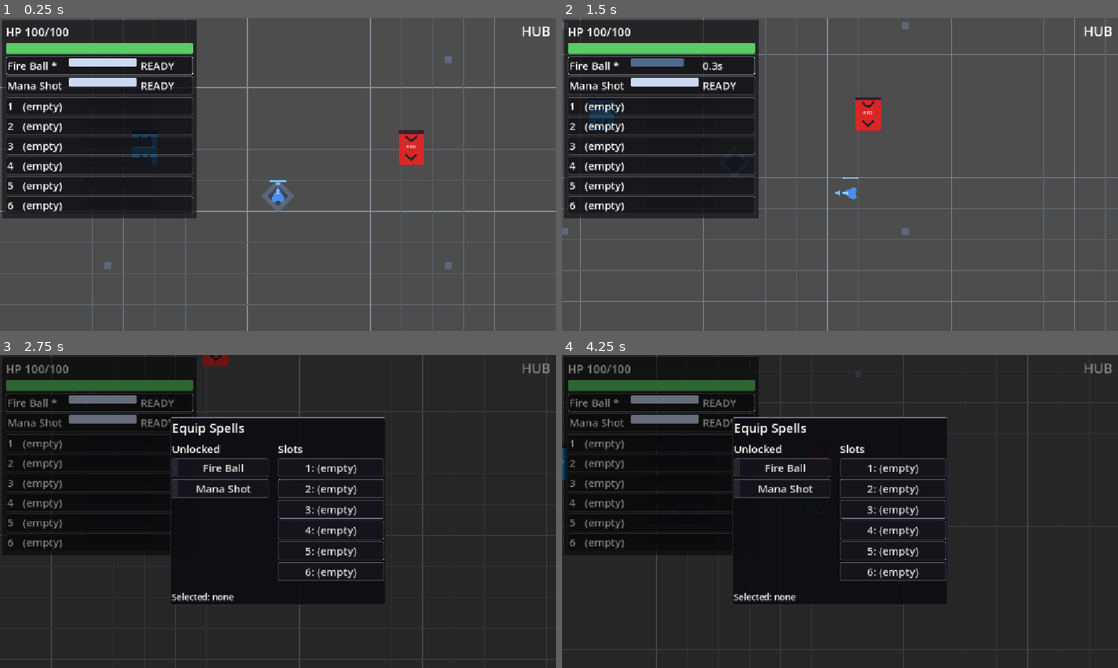
Above: before the commit, frames 1-4 (two rows, left to right).
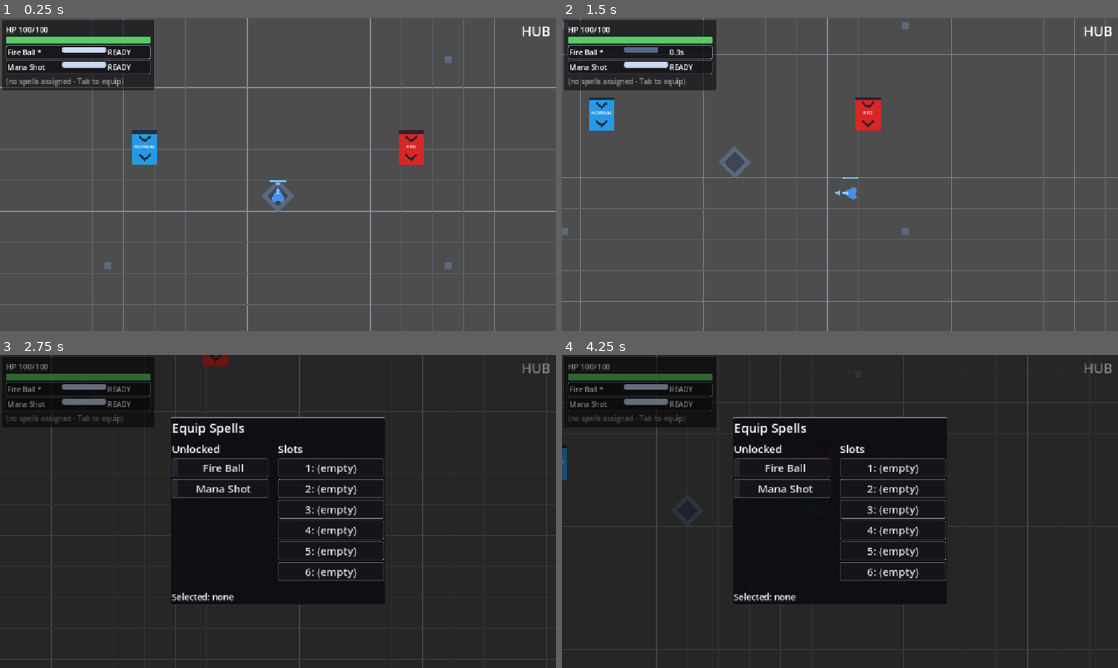
Above: after the commit, the same moments.

Repository: BestestGameStudio/gangU
Game: Godot game, scene res://scenes/main.tscn
Two runs of this game, one before a commit and one after it. Both use one fixed random seed, a clock stepped at 60 frames per second and the inputs below.
Inputs (mouse positions are in pixels of both pictures, inside the frame that each line leads up to):
- Up to frame 1 (0.25 s): no input
- Up to frame 2 (1.5 s): tap Enter at 0.5 s; move the mouse to (962, 158) at 0.52 s; hold D (move_right) 0.53-1.28 s; hold Space (cast) 0.53-1.28 s; move the mouse to (728, 190) at 1.27 s; hold S (move_down) from 1.28 s (still down); tap Space (cast) at 1.35 s
- Up to frame 3 (2.75 s): move the mouse to (333, 442) at 2.02 s; release S (move_down) at 2.03 s; hold D (move_right) from 2.03 s (still down); hold Tab (equip_panel) from 2.03 s (still down); tap Space (cast) at 2.3 s
- Up to frame 4 (4.25 s): move the mouse to (812, 574) at 2.77 s; release D (move_right) at 2.78 s; release Tab (equip_panel) at 2.78 s; hold W (move_up) 2.78-3.53 s; tap 1 at 2.85 s; tap Space (cast) at 3.05 s; move the mouse to (1006, 558) at 3.52 s; hold A (move_left) from 3.53 s (still down); hold Space (cast) from 3.53 s (still down); tap Enter at 3.6 s

The runs differ from the first frame. In frame 1, 19% of the frame differs, in the area x 0-36%, y 0-64%; in frame 2, 19%; in frame 3, 13%; in frame 4, 13%.

Commit message:
Compact HUD: collapsed empty slots, dim assign hint, smaller geometry (#126)
* #122: compact HUD scene - ~300px panel, 16/15 fonts, 180x14 HP bar

* #122: compact HUD rows - 15 fonts, 90x12 bars, empty slots collapse to dim hint line

* #122: test93 - collapsed empty-slot legs + re-pinned geometry legs

Diff:
--- a/scenes/hud.tscn
+++ b/scenes/hud.tscn
@@ -28,17 +28,17 @@
 [node name="Root" type="VBoxContainer" parent="."]
 offset_left = 12.0
 offset_top = 12.0
-offset_right = 400.0
+offset_right = 312.0
 offset_bottom = 200.0
-theme_override_constants/separation = 6
+theme_override_constants/separation = 4
 
 [node name="HPLabel" type="Label" parent="Root"]
 layout_mode = 2
-theme_override_font_sizes/font_size = 24
+theme_override_font_sizes/font_size = 16
 text = "HP --/--"
 
 [node name="HPBar" type="ProgressBar" parent="Root"]
-custom_minimum_size = Vector2(260, 22)
+custom_minimum_size = Vector2(180, 14)
 layout_mode = 2
 theme_override_styles/background = SubResource("HPTrack")
 theme_override_styles/fill = SubResource("HPFill")
@@ -47,13 +47,13 @@
 [node name="ObjectiveLabel" type="Label" parent="Root"]
 visible = false
 layout_mode = 2
-theme_override_font_sizes/font_size = 22
+theme_override_font_sizes/font_size = 16
 text = "Objective: --"
 
 [node name="SpellRows" type="VBoxContainer" parent="Root"]
 layout_mode = 2
-theme_override_constants/separation = 4
+theme_override_constants/separation = 3
 
 [node name="SlotRows" type="VBoxContainer" parent="Root"]
 layout_mode = 2
-theme_override_constants/separation = 4
+theme_override_constants/separation = 3
--- a/scripts/hud.gd
+++ b/scripts/hud.gd
@@ -80,6 +80,9 @@
 const FRAME_EMPTY := Color(0.4, 0.42, 0.48, 0.6)
 var _slots_supported := false
 var _slot_widgets: Array = [] ## [{frame,key,name,bar,state,cooling}] x 6
+## #122: dim hint shown only when zero slots are assigned (empty slots
+## collapse - unassigned frames hide instead of rendering placeholder rows).
+var _slot_hint: Label = null
 var _style_track: StyleBoxFlat
 var _style_ready: StyleBoxFlat
 var _style_cooling: StyleBoxFlat
@@ -165,19 +168,19 @@
 	var frame := PanelContainer.new() # #93: flat border frame; border highlights equipped
 	frame.add_theme_stylebox_override("panel", _frame_style(FRAME_DIM))
 	var row := HBoxContainer.new()
-	row.add_theme_constant_override("separation", 8)
+	row.add_theme_constant_override("separation", 4)
 	frame.add_child(row)
 	var name_label := Label.new()
-	name_label.add_theme_font_size_override("font_size", 22)
-	name_label.custom_minimum_size = Vector2(120, 0)
+	name_label.add_theme_font_size_override("font_size", 15)
+	name_label.custom_minimum_size = Vector2(110, 0)
 	var bar := ProgressBar.new()
 	bar.min_value = 0.0
 	bar.max_value = 1.0
 	bar.value = 1.0
 	bar.show_percentage = false
-	bar.custom_minimum_size = Vector2(140, 18)
+	bar.custom_minimum_size = Vector2(90, 12)
 	var state := Label.new()
-	state.add_theme_font_size_override("font_size", 22)
+	state.add_theme_font_size_override("font_size", 15)
 	row.add_child(name_label)
 	row.add_child(bar)
 	row.add_child(state)
@@ -191,23 +194,23 @@
 		var frame := PanelContainer.new() # #93: flat border frame; border shows assigned vs empty
 		frame.add_theme_stylebox_override("panel", _frame_style(FRAME_EMPTY))
 		var row := HBoxContainer.new()
-		row.add_theme_constant_override("separation", 8)
+		row.add_theme_constant_override("separation", 4)
 		frame.add_child(row)
 		var key_label := Label.new()
-		key_label.add_theme_font_size_override("font_size", 22)
+		key_label.add_theme_font_size_override("font_size", 15)
 		key_label.custom_minimum_size = Vector2(24, 0)
 		key_label.text = str(i + 1)
 		var name_label := Label.new()
-		name_label.add_theme_font_size_override("font_size", 22)
-		name_label.custom_minimum_size = Vector2(120, 0)
+		name_label.add_theme_font_size_override("font_size", 15)
+		name_label.custom_minimum_size = Vector2(110, 0)
 		var bar := ProgressBar.new()
 		bar.min_value = 0.0
 		bar.max_value = 1.0
 		bar.value = 0.0
 		bar.show_percentage = false
-		bar.custom_minimum_size = Vector2(140, 18)
+		bar.custom_minimum_size = Vector2(90, 12)
 		var state := Label.new()
-		state.add_theme_font_size_override("font_size", 22)
+		state.add_theme_font_size_override("font_size", 15)
 		row.add_child(key_label)
 		row.add_child(name_label)
 		row.add_child(bar)
@@ -215,7 +218,16 @@
 		_apply_bar_state(bar, false) # #93: track + READY fill at build
 		_slot_rows_box.add_child(frame)
 		_slot_widgets.append({"frame": frame, "key": key_label, "name": name_label, "bar": bar, "state": state, "cooling": false})
+	# #122: single dim line when nothing is assigned; hidden otherwise.
+	_slot_hint = Label.new()
+	_slot_hint.name = "EmptyHint"
+	_slot_hint.add_theme_font_size_override("font_size", 15)
+	_slot_hint.modulate = Color(1.0, 1.0, 1.0, 0.55)
+	_slot_hint.text = "(no spells assigned - Tab to equip)"
+	_slot_hint.visible = false
+	_slot_rows_box.add_child(_slot_hint)
 	_update_plate.call_deferred()
+	_update_slot_rows() # settle collapse state on the initial slot data
 
 func _update_slot_rows() -> void:
 	# Freed-instance safe: the caster can die with the run (reload rebuilds
@@ -225,20 +237,19 @@
 		_slots_supported = false
 		return
 	var slots: Array = _caster.get_slots()
+	var any_assigned := false
 	for i in _slot_widgets.size():
 		var w: Dictionary = _slot_widgets[i]
 		var spell: Spell = slots[i] if i < slots.size() else null
 		if spell != null and not is_instance_valid(spell):
 			spell = null
 		if spell == null:
-			w["name"].text = "(empty)"
-			w["bar"].value = 0.0
-			w["state"].text = ""
-			w["frame"].add_theme_stylebox_override("panel", _frame_style(FRAME_EMPTY))
-			if w["cooling"]:
-				w["cooling"] = false
-				_apply_bar_state(w["bar"], false)
+			# #122: empty slots collapse - unassigned frames hide entirely
+			# instead of rendering "(empty)" placeholder rows.
+			w["frame"].visible = false
 			continue
+		any_assigned = true
+		w["frame"].visible = true
 		var rem: float = _caster.cooldown_remaining(spell)
 		var frac := 1.0
 		if spell.cooldown > 0.0:
@@ -251,6 +262,8 @@
 		if cooling != w["cooling"]:
 			w["cooling"] = cooling
 			_apply_bar_state(w["bar"], cooling)
+	if _slot_hint != null:
+		_slot_hint.visible = not any_assigned
 
 func _process(delta: float) -> void:
 	_update_objective(delta)
--- a/scripts/test93_hud_visual.gd
+++ b/scripts/test93_hud_visual.gd
@@ -5,6 +5,10 @@
 ## HP state colors, spell-row frames + equipped border, READY/cooling bar
 ## fills, slot frames, backward-compat slot fallback, and that all labels /
 ## data strings are preserved. Decor legs FAIL on old main (no styling).
+## #122: compact HUD - geometry pins (i) re-pinned to the smaller sizes and
+## the empty-slot leg (e) updated to collapsed semantics (unassigned frames
+## hide; zero assigned renders one dim hint line). Decor + collapse +
+## geometry legs FAIL on pre-#122 main.
 class StubPlayer extends Player:
 	var start_hp := 80
 	var start_max := 100
@@ -148,21 +152,40 @@
 		_check(_fill_of(bars[0]) == C_COOLING, "(d) AlphaBolt fill swaps to cooling")
 		_check(_fill_of(bars[1]) == C_READY, "(d) BetaBolt fill swaps to READY")
 
-	# (e) slot frames assigned vs empty + labels.
+	# (e) #122 collapsed slot rows: assigned frames render with border and
+	# full row content; unassigned frames hide entirely; zero assigned shows
+	# one dim hint line instead of any placeholder rows.
 	var slots_box := hud.get_node("Root/SlotRows") as VBoxContainer
 	var slframes := _frames(slots_box)
-	_check(slframes.size() == 6, "(e) 6 slot frames (got %d)" % slframes.size())
+	_check(slframes.size() == 6, "(e) 6 slot frames built (got %d)" % slframes.size())
 	if slframes.size() == 6:
-		_check(_border_of(slframes[0]) == C_ASSIGNED, "(e) slot 1 assigned border")
-		_check(_border_of(slframes[1]) == C_EMPTY, "(e) slot 2 empty border")
-		_check(_border_of(slframes[2]) == C_ASSIGNED, "(e) slot 3 assigned border")
-		_check(_border_of(slframes[5]) == C_EMPTY, "(e) slot 6 empty border")
-		var labels: Array = slframes[1].find_children("*", "Label", true, false)
-		var empty_text := false
-		for l in labels:
-			if l.text == "(empty)":
-				empty_text = true
-		_check(empty_text, "(e) empty slot label preserved")
+		_check(slframes[0].visible and _border_of(slframes[0]) == C_ASSIGNED, "(e) slot 1 assigned frame visible + border")
+		_check(not slframes[1].visible, "(e) slot 2 empty frame collapsed")
+		_check(slframes[2].visible and _border_of(slframes[2]) == C_ASSIGNED, "(e) slot 3 assigned frame visible + border")
+		_check(not slframes[5].visible, "(e) slot 6 empty frame collapsed")
+		var hint := slots_box.get_node_or_null("EmptyHint") as Label
+		_check(hint != null, "(e) EmptyHint line exists")
+		if hint != null:
+			_check(not hint.visible, "(e) hint hidden while slots assigned")
+		# zero-assigned pass: every frame collapses, the hint line renders.
+		caster.fake_slots = [null, null, null, null, null, null]
+		for i in range(3):
+			await process_frame
+		var all_hidden := true
+		for f in slframes:
+			all_hidden = all_hidden and not f.visible
+		_check(all_hidden, "(e) zero assigned: all slot frames collapsed")
+		if hint != null:
+			_check(hint.visible and hint.text == "(no spells assigned - Tab to equip)",
+				"(e) zero assigned: dim hint line (visible=%s text='%s')" % [str(hint.visible), hint.text])
+		# restoring assignments: frames uncollapse, the hint hides again.
+		caster.fake_slots = [a, null, b, null, null, null]
+		for i in range(3):
+			await process_frame
+		_check(slframes[0].visible and slframes[2].visible and not slframes[1].visible,
+			"(e) reassign: frames uncollapse")
+		if hint != null:
+			_check(not hint.visible, "(e) reassign: hint hides again")
 
 	# (g) backward-compat: a caster without the slot override still builds rows.
 	var player2 := StubPlayer.new()
@@ -178,12 +201,34 @@
 		await process_frame
 	_check(true, "(g) base-API caster mounted with no errors (see error count)")
 
-	# (h) plate tracks the new occupied rect: reserved_rect covers every frame.
+	# (h) plate tracks the occupied rect: reserved_rect covers every VISIBLE
+	# frame (#122: collapsed empty frames render nothing to cover).
 	var rr: Rect2 = hud.reserved_rect()
 	var covered := rr.has_area()
 	for f in _frames(hud.get_node("Root/SpellRows")) + _frames(hud.get_node("Root/SlotRows")):
+		if not f.visible:
+			continue
 		covered = covered and rr.encloses(f.get_global_rect().grow(-1.0))
-	_check(covered, "(h) reserved_rect covers all row frames after settle")
+	_check(covered, "(h) reserved_rect covers all visible row frames after settle")
+
+	# (i) #122 compact geometry pins.
+	var root_box := hud.get_node("Root") as VBoxContainer
+	_check(root_box.offset_right == 312.0, "(i) Root width ~300 (offset_right got %s)" % str(root_box.offset_right))
+	_check(root_box.get_theme_constant("separation") == 4, "(i) Root separation 4")
+	_check(hp_label.get_theme_font_size("font_size") == 16, "(i) HPLabel font 16")
+	_check(hp_bar.custom_minimum_size == Vector2(180, 14), "(i) HPBar 180x14 (got %s)" % str(hp_bar.custom_minimum_size))
+	var obj_label := hud.get_node("Root/ObjectiveLabel") as Label
+	_check(obj_label.get_theme_font_size("font_size") == 16, "(i) ObjectiveLabel font 16")
+	_check(srows.get_theme_constant("separation") == 3, "(i) SpellRows separation 3")
+	_check(slots_box.get_theme_constant("separation") == 3, "(i) SlotRows separation 3")
+	if sframes.size() == 2:
+		var sname := sframes[0].find_children("*", "Label", true, false)[0] as Label
+		_check(sname.get_theme_font_size("font_size") == 15, "(i) spell row name font 15")
+		_check(sname.custom_minimum_size == Vector2(110, 0), "(i) spell row name min width 110")
+		var ibar := sframes[0].find_children("*", "ProgressBar", true, false)[0] as ProgressBar
+		_check(ibar.custom_minimum_size == Vector2(90, 12), "(i) row bar 90x12")
+		var shbox := sframes[0].get_child(0) as HBoxContainer
+		_check(shbox.get_theme_constant("separation") == 4, "(i) row separation 4")
 
 	print("[93] DONE failures=%d" % failures)
 	quit(1 if failures > 0 else 0)
